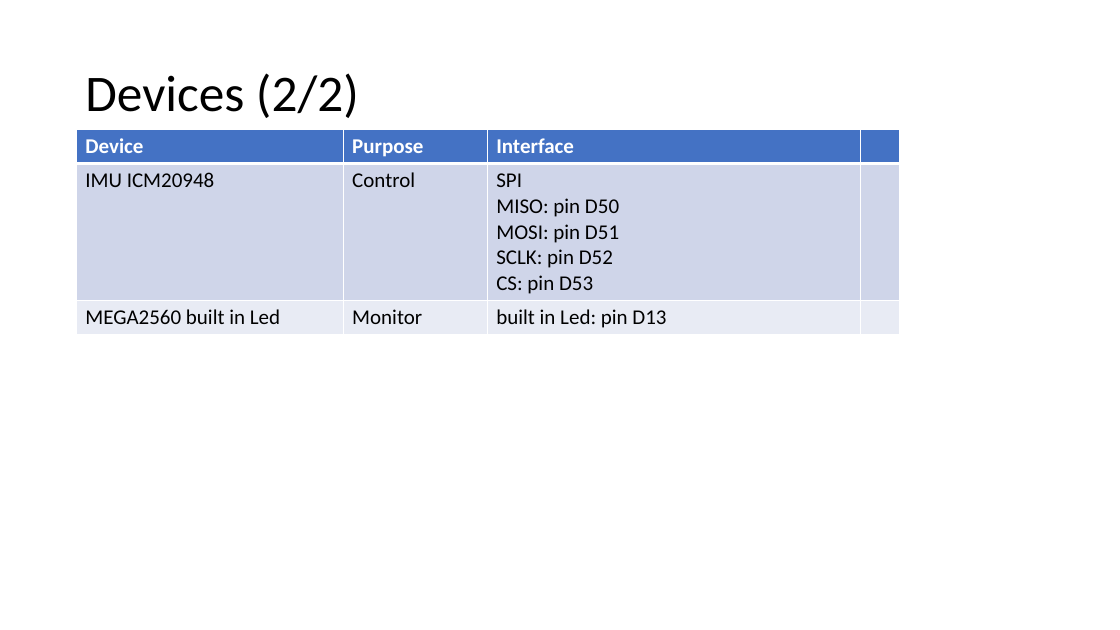
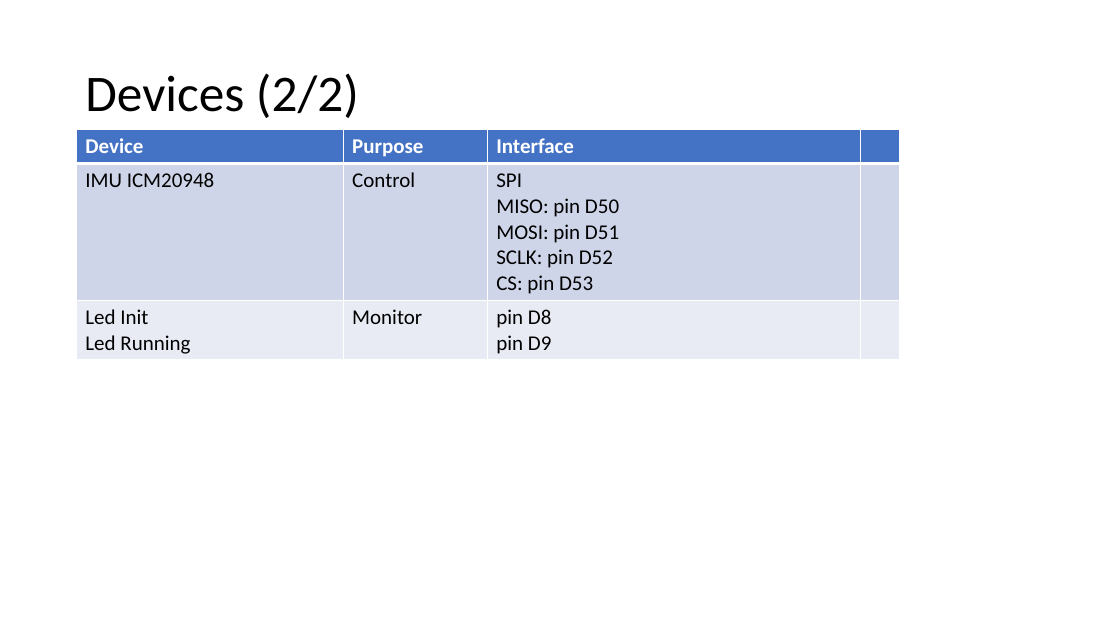
Before and after one commit to RobotEdh/RobotMicroControl, a slide deck: slide 3 of libraries/Diagramm Drone3.pptx. Drawn at 1120x630 pixels with LibreOffice and Linux fonts; fonts in the diff are those of the drawing. Boxes give left, top, right and bottom in pixels: in the first picture for what was removed or moved away, otherwise in the second. Text is boxed around its words. In the diff, an @@ line names an element or a change of style, - is before the commit and + after.

```diff
--- a/libraries/Diagramm Drone3.pptx
+++ b/libraries/Diagramm Drone3.pptx
@@ table at (x1=77, y1=129, x2=901, y2=358) @@
-row 3, column 1: MEGA2560 built in Led
+row 3, column 1: Led Init / Led Running
-row 3, column 3: built in Led: pin D13
+row 3, column 3: pin D8 / pin D9
```
Also in this commit, not shown: 1 other slide changed, 12 other files.
